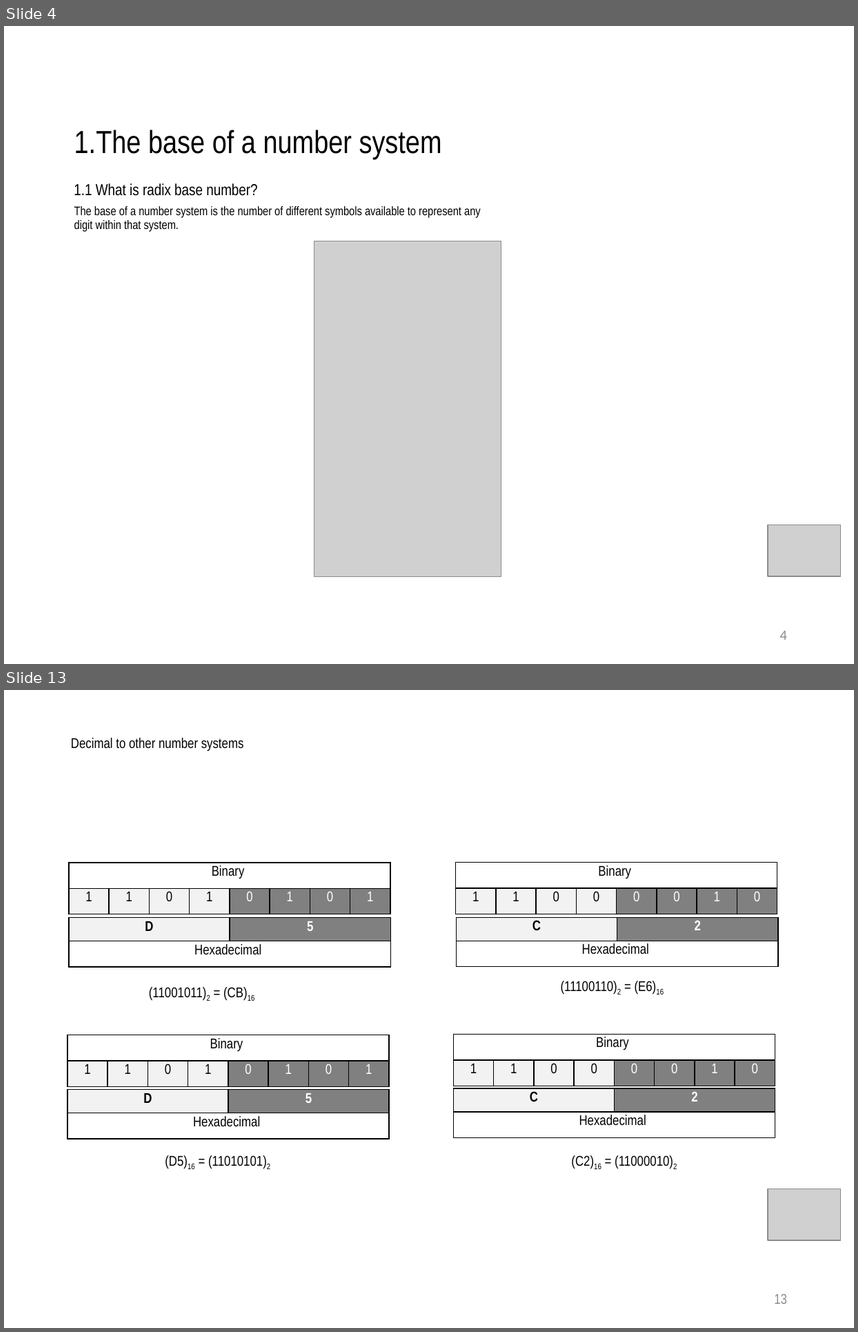
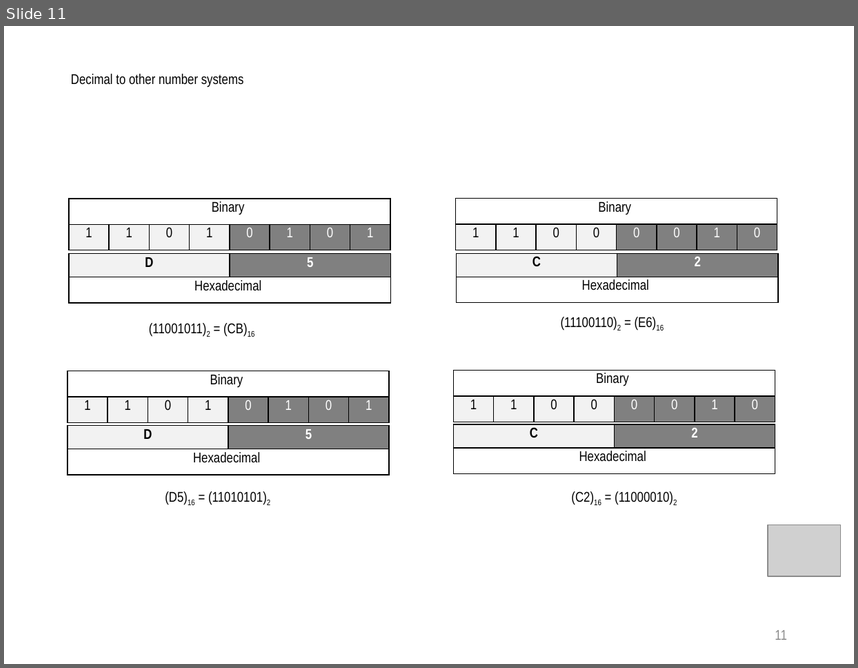
Before and after one commit to daoxuantruong/Demo, a slide deck: Numberic.pptx. Shown one above the other, each under a label of ours: slides 4 and 13 before the commit, slide 11 after it; the slides between them are not shown. The pictures are 858x1332 and 858x668 pixels, drawn with LibreOffice and Linux fonts; fonts in the diff are those of the drawing; grey boxes stand for pictures. Boxes give left, top, right and bottom in pixels: in the first picture for what was removed or moved away, otherwise in the second. Text is boxed around its words. In the diff, an @@ line names an element or a change of style, - is before the commit and + after.

```diff
--- a/Numberic.pptx
+++ b/Numberic.pptx
@@ slide 4 removed at bbox=[4, 26, 854, 664], background #FFFFFF @@
@@ title removed at bbox=[74, 129, 442, 159] @@
-1.The base of a number system
@@ text removed at bbox=[74, 183, 257, 196] @@
-1.1 What is radix base number?
@@ subtitle removed at bbox=[74, 206, 481, 232] @@
-The base of a number system is the number of different symbols available to represent any digit within that system.
@@ picture removed at bbox=[314, 241, 501, 576] @@
@@ picture removed at bbox=[769, 525, 840, 576] @@
@@ page number removed at bbox=[780, 630, 787, 639] @@
-4
@@ what was slide 13 is now slide 11 @@
@@ page number at bbox=[775, 630, 786, 639]: text changed @@
-13
+11
```
Also in this commit, not shown: 11 slides changed, 1 slide added, 1 other slide removed.
